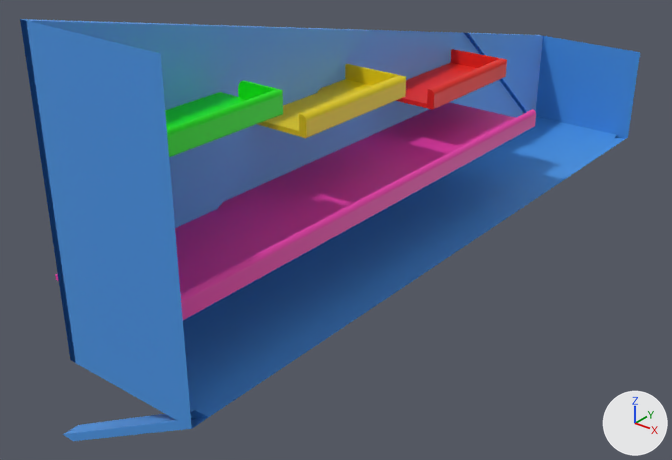
Before and after pictures for a commit that changed the glTF model cabinet2_Nov20.glb.
Both versions are drawn from a 50 mm camera at (-0.07, -2.15, 1.46) aimed at (-1.61, -0.21, 0.27). Arrows for +X, +Y and +Z are at lower right; the lights stay in place. Where no turn or scale is listed for an object, it has been applied to the vertices. Vertices at the same position are counted once.

In view in the first picture: 'Cabinet2_Nov20'.
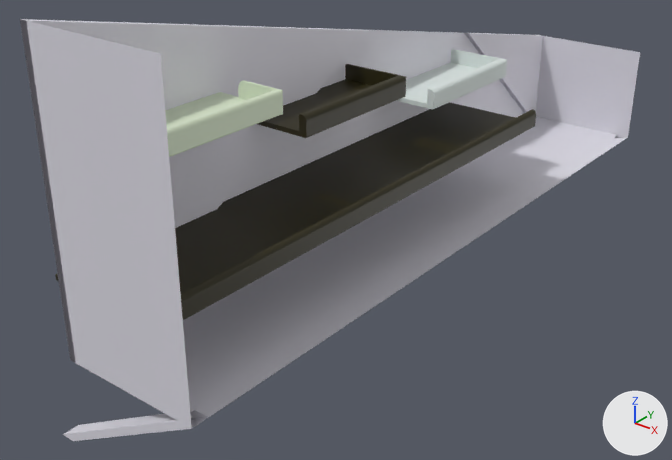
The newer file is also rescaled (x0.948), turned or shifted as a whole; pictures and numbers use the older file's frame.

The change, as a list of edits to the scene's bpy script:
```text
Add mat_material_014:
    mat_material_014 = principled_material('Material.014')
    mat_material_014.base_color = (0.0222, 0.0176, 0.0)  # black #292400
Add mat_material_013:
    mat_material_013 = principled_material('Material.013')
    mat_material_013.base_color = (0.74, 0.726, 0.8)  # white #dfdde7
Add mat_material_015:
    mat_material_015 = principled_material('Material.015')
    mat_material_015.base_color = (0.0222, 0.0176, 0.0)  # black #292400
Add mat_material_016:
    mat_material_016 = principled_material('Material.016')
    mat_material_016.base_color = (0.726, 0.8, 0.777)  # white #dde7e4
Add mat_material_003:
    mat_material_003 = principled_material('Material.003')
    mat_material_003.base_color = (0.696, 0.8, 0.6)  # white #d9e7cb
Change me_cube_010:
    where me_cube_010.from_pydata(...)  # 274 vertices, 516 faces; spans x -1.48..-1.0, y -2.04..0.21, z -1.55..-0.49
    used by ob_cabinet2_nov20; location = (-0.282, 0.924, 1.534)
    me_cube_010 part 1: all 140 faces that had it switch from mat_material_006 (green #0ee705) to mat_material_003 (white #d9e7cb)
    me_cube_010 part 2: all 68 faces that had it switch from mat_material_005 (blue #4a97e7) to mat_material_013 (white #dfdde7)
    me_cube_010 part 3: all 128 faces that had it switch from mat_material_001 (yellow #e7ce00) to mat_material_014 (black #292400)
    me_cube_010 part 4: all 52 faces that had it switch from mat_material_004 (pink #e73aa9) to mat_material_015 (black #292400)
    me_cube_010 part 5: all 128 faces that had it switch from mat_material_007 (red #e72115) to mat_material_016 (white #dde7e4)
```

Boxes (x1, y1, x2, y2) around the edits, measured in the pictures (672 x 460 px):
part 1 of me_cube_010, recoloured (green to white): (165, 81, 283, 157) in both
part 2 of me_cube_010, recoloured (blue to white): (20, 19, 640, 441) in both
part 3 of me_cube_010, recoloured: (258, 64, 406, 138) in both
part 4 of me_cube_010, recoloured (pink to black): (55, 102, 536, 320) in both
part 5 of me_cube_010, recoloured (red to white): (396, 49, 507, 110) in both
